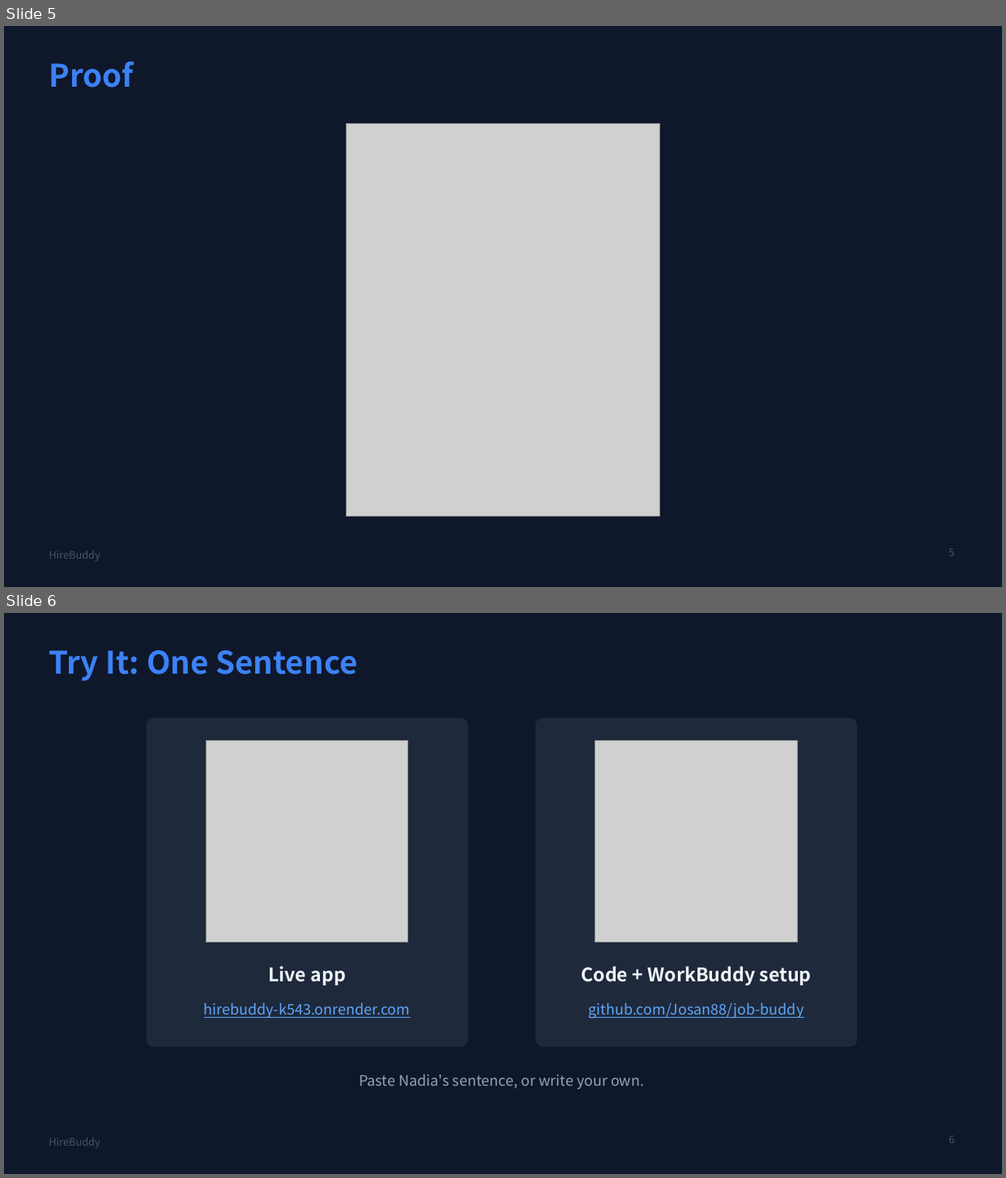
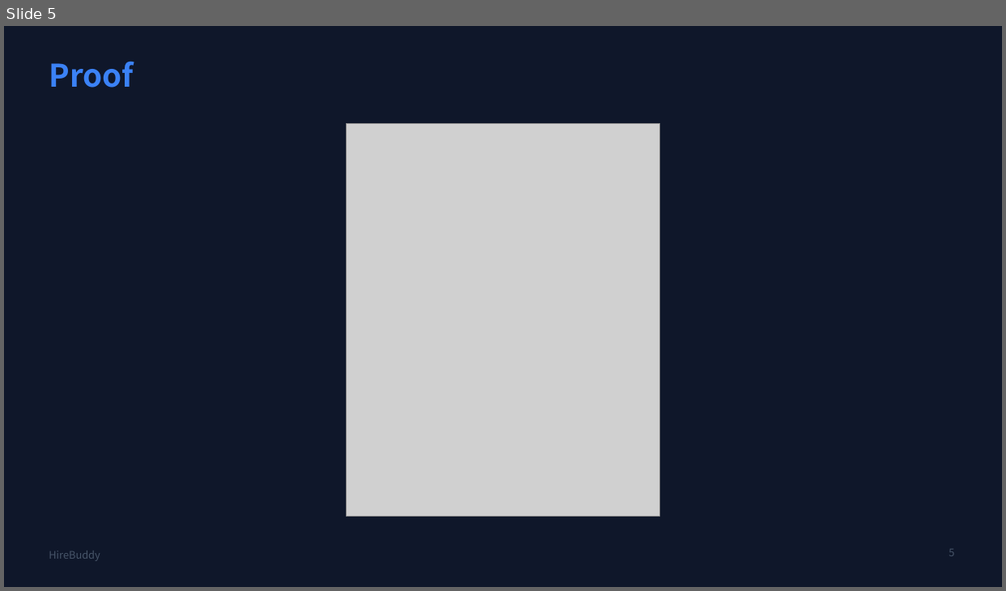
Before and after one commit to Josan88/job-buddy, a slide deck: hirebuddy-pitch.pptx. Shown one above the other, each under a label of ours: slides 5 and 6 before the commit, slide 5 after it. The pictures are 1006x1178 and 1006x591 pixels, drawn with LibreOffice and Linux fonts; fonts in the diff are those of the drawing; grey boxes stand for pictures. Boxes give left, top, right and bottom in pixels: in the first picture for what was removed or moved away, otherwise in the second. Text is boxed around its words. In the diff, an @@ line names an element or a change of style, - is before the commit and + after.

```diff
--- a/hirebuddy-pitch.pptx
+++ b/hirebuddy-pitch.pptx
@@ slide 6 removed at <box>4,613,1002,1174</box>, background #0F172A; not listed: 1 template element that a slide beside it also shows @@
@@ title removed at <box>49,650,357,681</box> @@
-Try It: One Sentence
@@ rounded rectangle removed at <box>147,717,468,1047</box> @@
@@ rounded rectangle removed at <box>535,717,858,1047</box> @@
@@ picture removed at <box>206,740,408,943</box> @@
@@ picture removed at <box>595,740,798,943</box> @@
@@ text removed at <box>268,966,346,986</box> @@
-Live app
@@ text removed at <box>582,966,812,986</box> @@
-Code + WorkBuddy setup
@@ text removed at <box>204,1003,411,1018</box> @@
-hirebuddy-k543.onrender.com
@@ text removed at <box>589,1003,804,1019</box> @@
-github.com/Josan88/job-buddy
@@ text removed at <box>359,1074,644,1089</box> @@
-Paste Nadia's sentence, or write your own.
@@ page number removed at <box>948,1136,954,1144</box> @@
-6
```
Also in this commit, not shown: 1 slide added.
